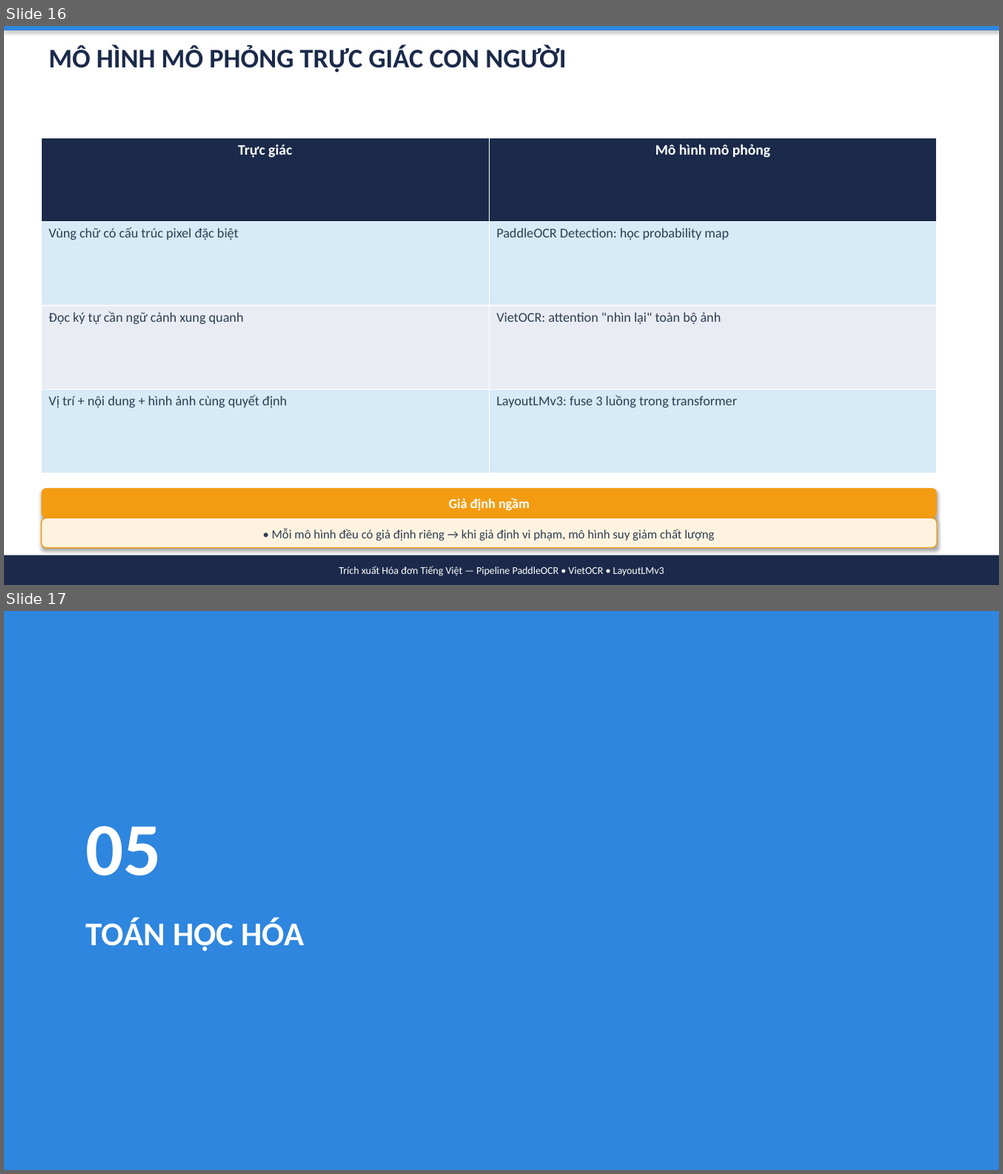
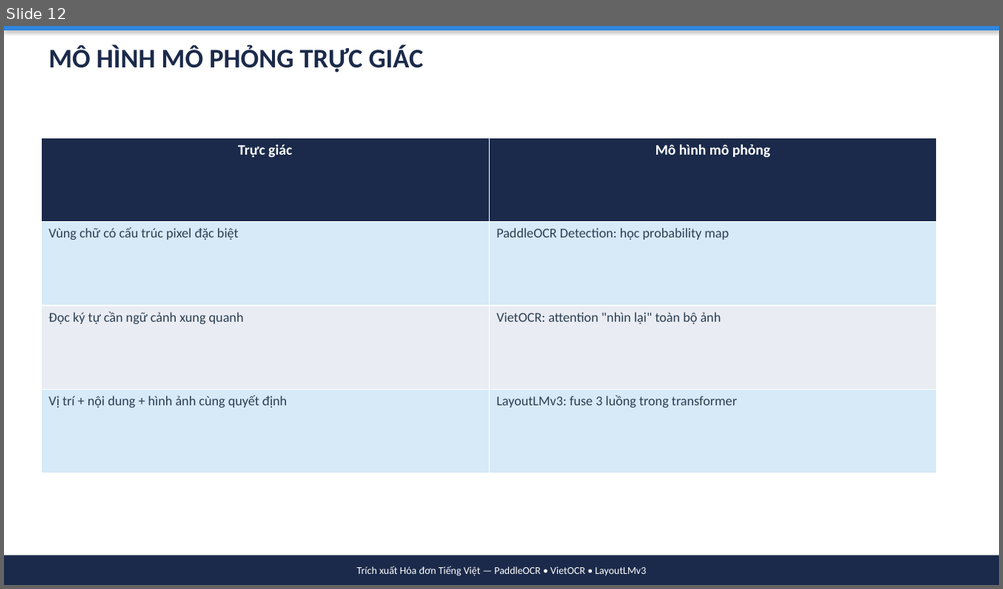
Before and after one commit to simasangggg/smartvn-report, a slide deck: slides/OCR-Presentation.pptx. Shown one above the other, each under a label of ours: slides 16 and 17 before the commit, slide 12 after it. The pictures are 1003x1174 and 1003x589 pixels, drawn with LibreOffice and Linux fonts; fonts in the diff are those of the drawing. Boxes give left, top, right and bottom in pixels: in the first picture for what was removed or moved away, otherwise in the second. Text is boxed around its words. In the diff, an @@ line names an element or a change of style, - is before the commit and + after.

Commit message:
refactor: OCR PPTX 21 slides với hình minh họa
- Giảm 29 → 21 slides (bỏ section dividers)
- Thêm 5 hình minh họa: Pipeline, Three-tiers, DB algorithm, VietOCR attention, LayoutLMv3
- Nội dung đầy đủ 8 phần như file PDF gốc

```diff
--- a/slides/OCR-Presentation.pptx
+++ b/slides/OCR-Presentation.pptx
@@ slide 17 removed at [4,611,999,1170], background #2E86DE @@
@@ text removed at [86,826,162,876] @@
-05
@@ text removed at [86,918,304,951] @@
-TOÁN HỌC HÓA
@@ what was slide 16 is now slide 12 @@
@@ slide 12 changed as well @@
@@ text at [48,45,424,73]: text changed @@
-MÔ HÌNH MÔ PHỎNG TRỰC GIÁC CON NGƯỜI
+MÔ HÌNH MÔ PHỎNG TRỰC GIÁC
@@ rounded rectangle removed at [41,488,936,518] @@
-Giả định ngầm
@@ rounded rectangle removed at [41,518,936,548] @@
-• Mỗi mô hình đều có giả định riêng → khi giả định vi phạm, mô hình suy giảm chất lượng
@@ text in rectangle at [357,566,646,577]: text changed @@
-Trích xuất Hóa đơn Tiếng Việt — Pipeline PaddleOCR • VietOCR • LayoutLMv3
+Trích xuất Hóa đơn Tiếng Việt — PaddleOCR • VietOCR • LayoutLMv3
```
Also in this commit, not shown: 20 other slides changed, 7 other slides removed, 6 other files.
